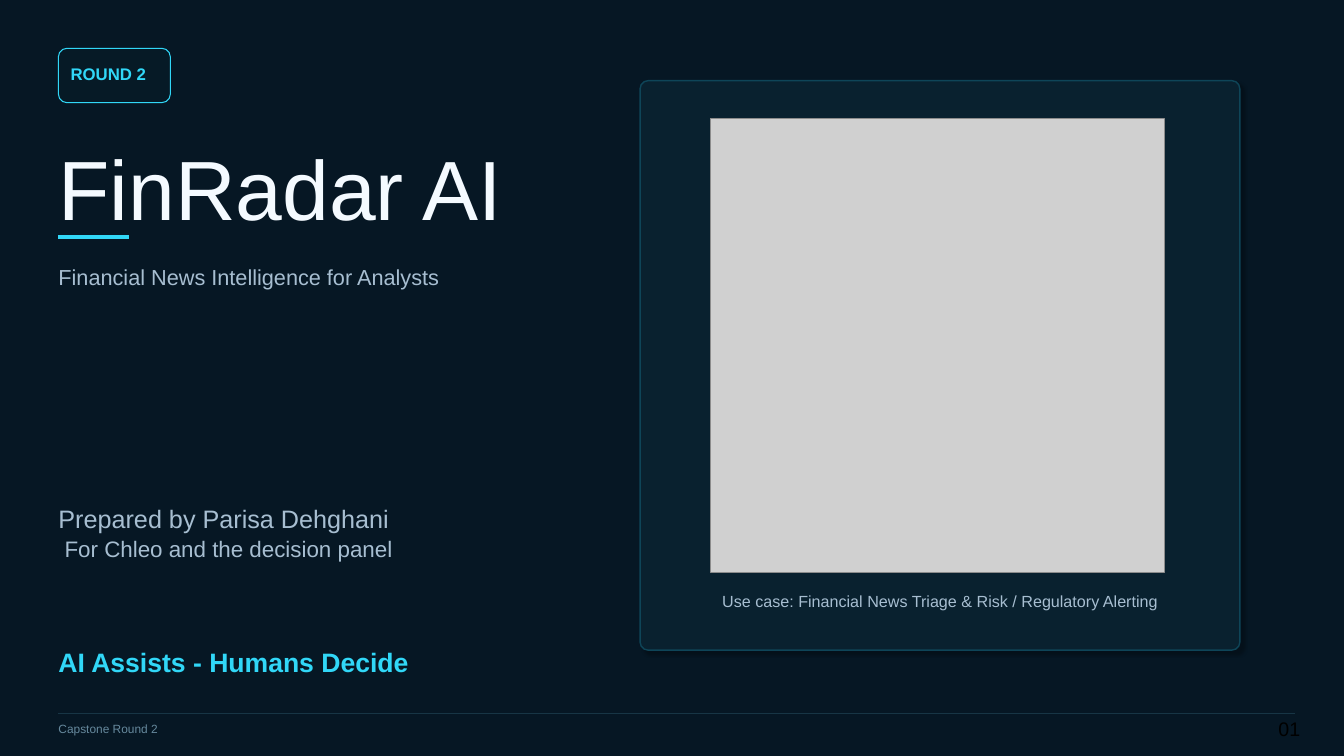
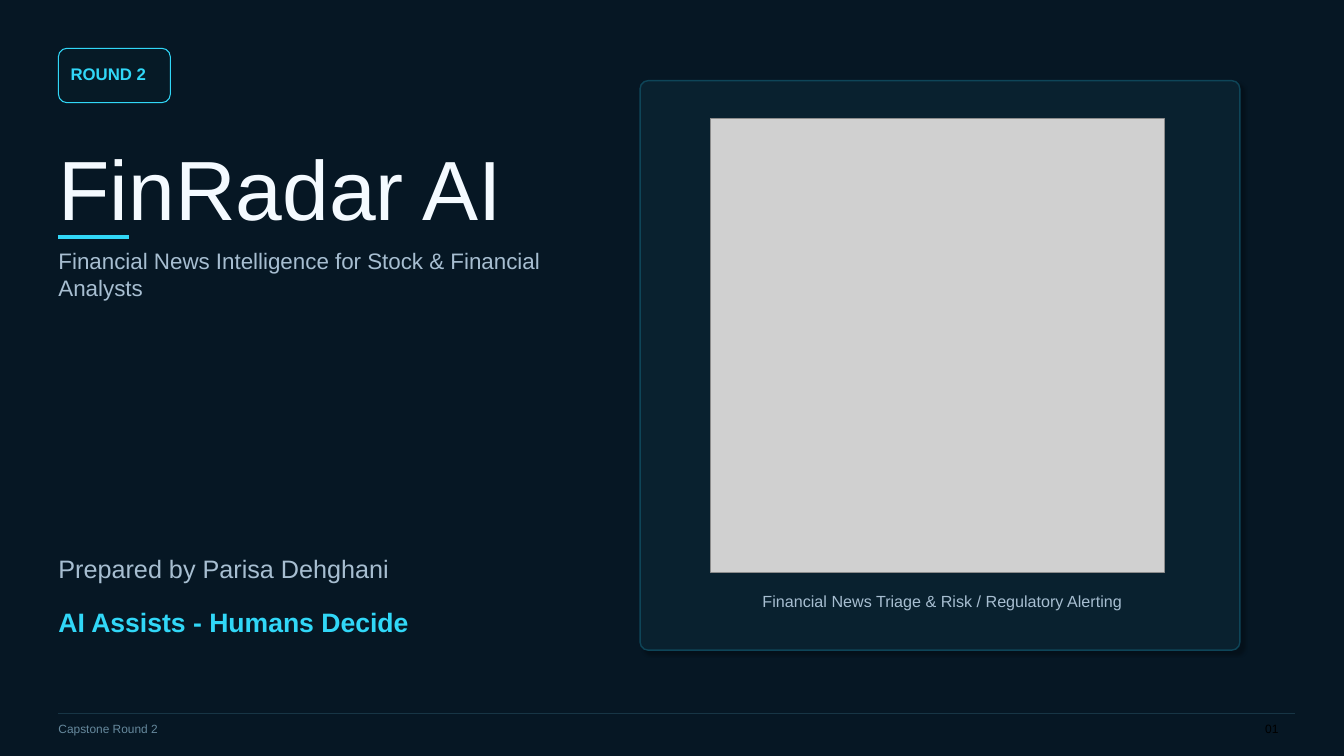
Before and after one commit to Parisa-QA/Capstone, a slide deck: slide 1 of presentation/FinRadar_AI_Round2_MVP_Parisa_Friday.pptx. Drawn at 1344x756 pixels with LibreOffice and Linux fonts; fonts in the diff are those of the drawing; grey boxes stand for pictures. Boxes give left, top, right and bottom in pixels: in the first picture for what was removed or moved away, otherwise in the second. Text is boxed around its words. In the diff, an @@ line names an element or a change of style, - is before the commit and + after.

```diff
--- a/presentation/FinRadar_AI_Round2_MVP_Parisa_Friday.pptx
+++ b/presentation/FinRadar_AI_Round2_MVP_Parisa_Friday.pptx
@@ text at (58, 253, 539, 301): text changed; size 15.5 to 16 pt @@
-Financial News Intelligence for Analysts
+Financial News Intelligence for Stock & Financial Analysts
@@ text "Prepared by Parisa Dehghani": place and size @@
-text "Prepared by Parisa Dehghani" at (58, 509, 389, 533)
+text "Prepared by Parisa Dehghani" at (58, 559, 389, 583)
@@ text removed at (65, 541, 393, 562) @@
-For Chleo and the decision panel
@@ text "AI Assists - Humans Decide": place and size @@
-text "AI Assists - Humans Decide" at (58, 652, 408, 673)
+text "AI Assists - Humans Decide" at (58, 612, 408, 633)
@@ text at (762, 595, 1122, 611): text changed @@
-Use case: Financial News Triage & Risk / Regulatory Alerting
+Financial News Triage & Risk / Regulatory Alerting
```
Also in this commit, not shown: 10 other slides changed, 1 slide added, 1 other file.
